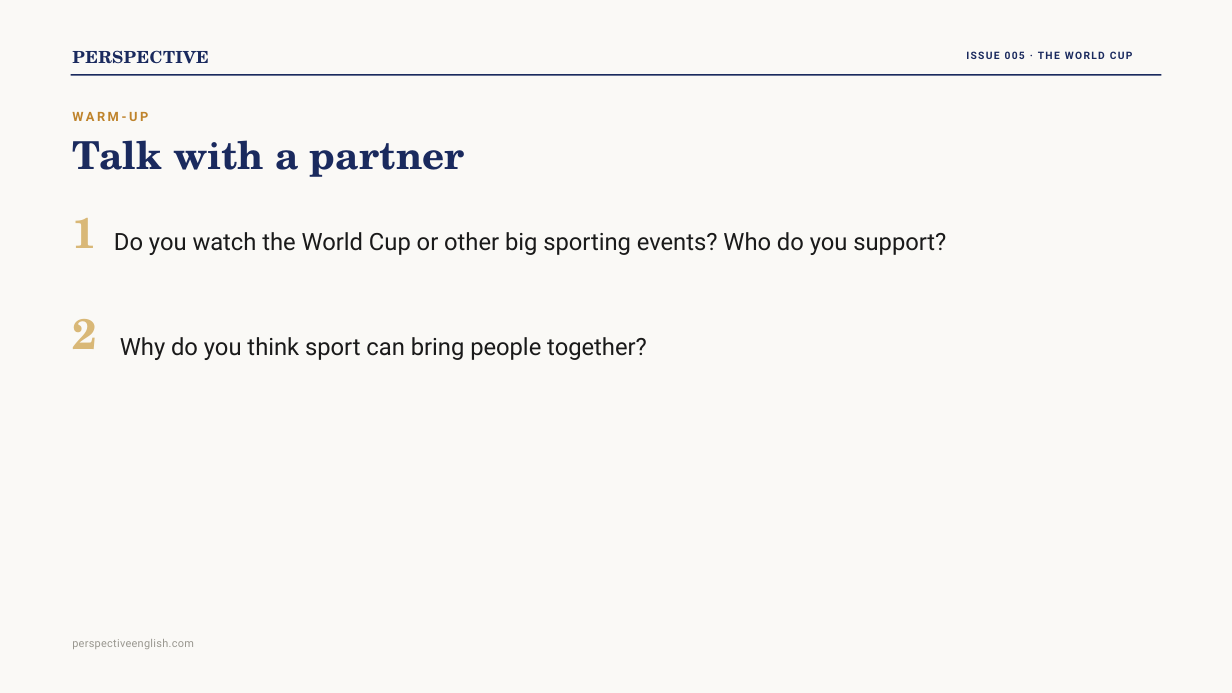
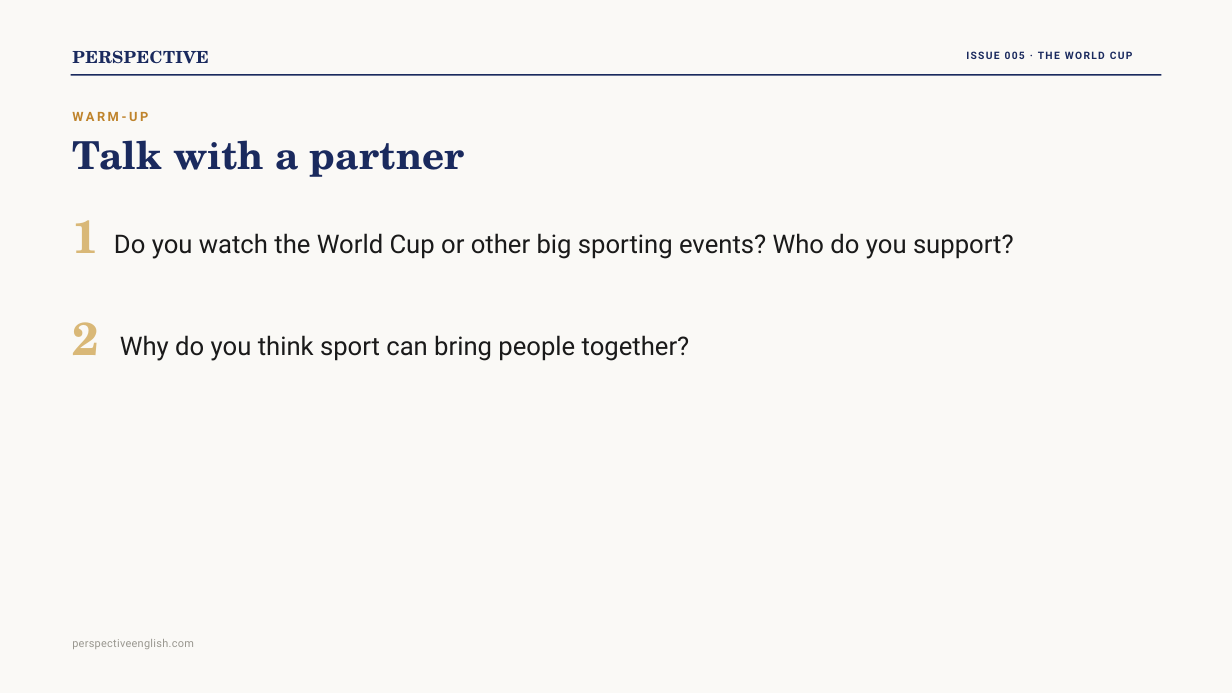
Before and after one commit to Swinka85/perspective-english, a slide deck: slide 3 of downloads/issue005-ppt.pptx. Drawn at 1232x693 pixels with LibreOffice and Linux fonts; fonts in the diff are those of the drawing. Boxes give left, top, right and bottom in pixels: in the first picture for what was removed or moved away, otherwise in the second. Text is boxed around its words. In the diff, an @@ line names an element or a change of style, - is before the commit and + after.

```diff
--- a/downloads/issue005-ppt.pptx
+++ b/downloads/issue005-ppt.pptx
@@ text "1" at bbox=[72, 220, 99, 253]: size 50 to 54 pt; line spacing 0.7 to 0.79 @@
@@ text "Do you watch the World ..." at bbox=[114, 233, 1014, 259]: size 27.8 to 30 pt; line spacing 1.35 to 1.16 @@
@@ text "2" at bbox=[72, 322, 99, 355]: size 50 to 54 pt; line spacing 0.7 to 0.79 @@
@@ text "Why do you think sport ..." at bbox=[120, 335, 690, 361]: size 27.8 to 30 pt; line spacing 1.25 to 1.16 @@
```
Also in this commit, not shown: 14 other slides changed, 5 other files.
